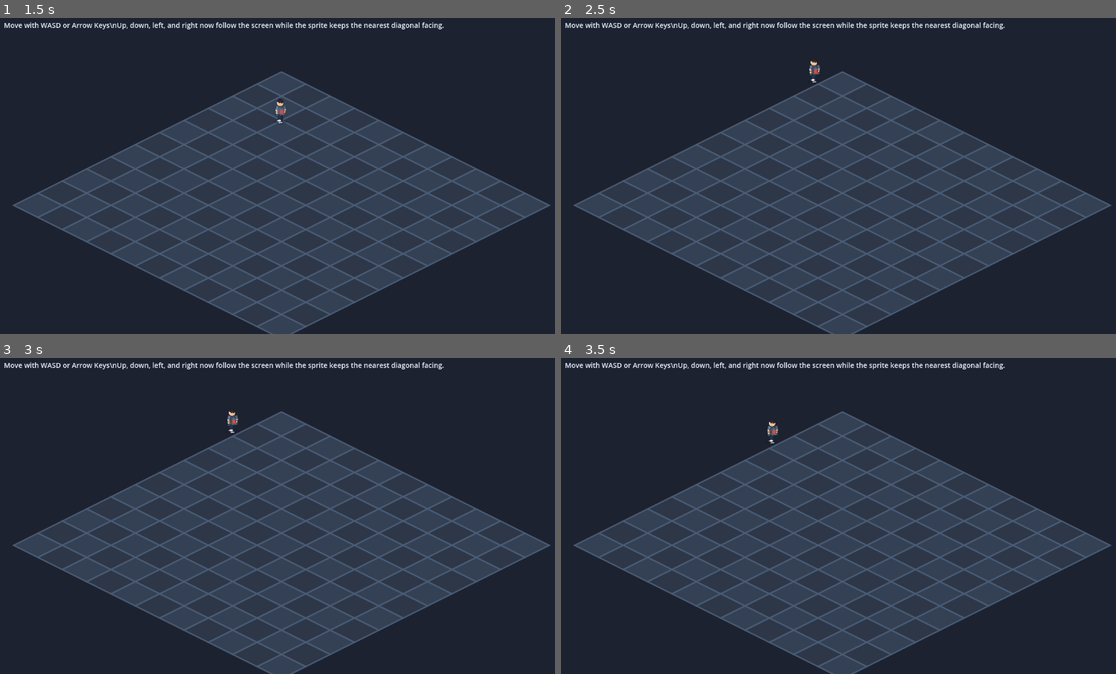
Above: before the commit, frames 1-4 (two rows, left to right).
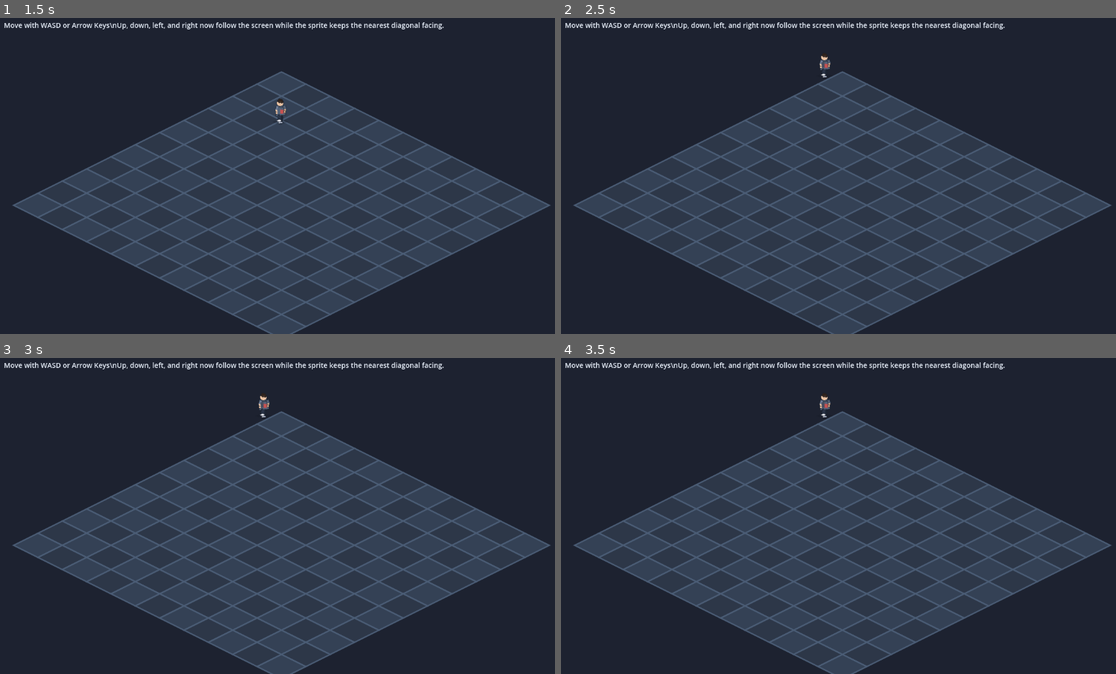
Above: after the commit, the same moments.

Repository: nagolyhprum/deaths-design
Game: Godot game, scene res://scenes/main.tscn
Two runs of this game, one before a commit and one after it. Both use one fixed random seed, a clock stepped at 60 frames per second and the inputs below.
Inputs:
- Up to frame 1 (1.5 s): tap Enter at 0.5 s; hold W from 0.53 s (still down); tap Space at 1.25 s
- Up to frame 2 (2.5 s): tap Enter at 2 s; release W at 2.03 s; hold A from 2.03 s (still down)
- Up to frame 3 (3 s): keep holding A
- Up to frame 4 (3.5 s): keep holding A

Frame 1 is identical in both runs. In frame 2, 0.2% of the frame differs, in the area x 44-49%, y 11-21%; in frame 3, 0.2%, in the area x 40-49%, y 11-24%; in frame 4, 0.2%.

Commit message:
Make map edge movement consistent
Co-authored-by: Copilot <223556219+Copilot@users.noreply.github.com>

Diff:
--- a/scripts/player_controller.gd
+++ b/scripts/player_controller.gd
@@ -20,6 +20,7 @@
 func _physics_process(delta: float) -> void:
 	var raw_input := _read_input_vector()
 	var is_moving := raw_input != Vector2.ZERO
+	var previous_position := global_position
 
 	if is_moving:
 		velocity = _movement_vector_from_input(raw_input) * move_speed * _scene_scale
@@ -30,7 +31,7 @@
 		_animation_time = 0.0
 
 	move_and_slide()
-	_clamp_to_play_area()
+	_clamp_to_play_area(previous_position)
 	_update_sprite(is_moving)
 
 
@@ -63,9 +64,16 @@
 	return 0
 
 
-func _clamp_to_play_area() -> void:
+func _clamp_to_play_area(previous_position: Vector2) -> void:
 	if _has_map_bounds:
-		set_map_ratio(get_map_ratio())
+		var previous_local := previous_position - _map_center
+		var current_local := global_position - _map_center
+		if _is_inside_map_bounds(current_local):
+			return
+		if _is_inside_map_bounds(previous_local):
+			global_position = _map_center + _find_boundary_intersection(previous_local, current_local)
+			return
+		global_position = _map_center + _clamp_local_position_to_bounds(current_local)
 		return
 
 	var viewport_size := get_viewport_rect().size
@@ -132,3 +140,37 @@
 		(screen_position.x / _map_half_tile_size.x + screen_position.y / _map_half_tile_size.y) * 0.5,
 		(screen_position.y / _map_half_tile_size.y - screen_position.x / _map_half_tile_size.x) * 0.5
 	)
+
+
+func _is_inside_map_bounds(local_position: Vector2) -> bool:
+	var extents := _get_map_screen_extents()
+	var distance := absf(local_position.x) / extents.x + absf(local_position.y) / extents.y
+	return distance <= 1.0
+
+
+func _find_boundary_intersection(start_local: Vector2, end_local: Vector2) -> Vector2:
+	var low := 0.0
+	var high := 1.0
+	for _step in 20:
+		var mid := (low + high) * 0.5
+		var point := start_local.lerp(end_local, mid)
+		if _is_inside_map_bounds(point):
+			low = mid
+		else:
+			high = mid
+	return start_local.lerp(end_local, low)
+
+
+func _clamp_local_position_to_bounds(local_position: Vector2) -> Vector2:
+	var extents := _get_map_screen_extents()
+	var distance := absf(local_position.x) / extents.x + absf(local_position.y) / extents.y
+	if distance <= 1.0:
+		return local_position
+	return local_position / distance
+
+
+func _get_map_screen_extents() -> Vector2:
+	return Vector2(
+		max(_map_half_tile_size.x * _map_radius * 2.0, 1.0),
+		max(_map_half_tile_size.y * _map_radius * 2.0, 1.0)
+	)
Not shown, added: task-records/2026-04-21-23-09-consistent-map-edge-speed/notes.md
Not shown, added: task-records/2026-04-21-23-09-consistent-map-edge-speed/original-prompt.md
